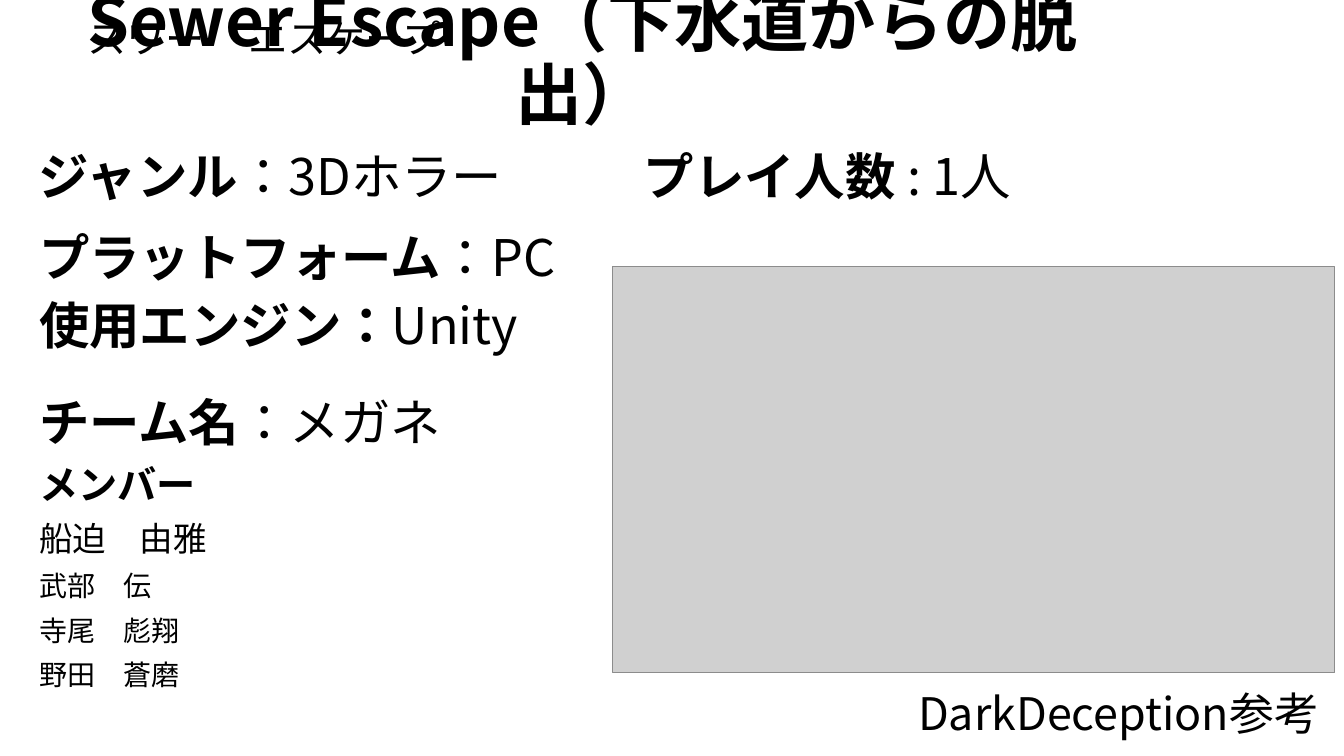
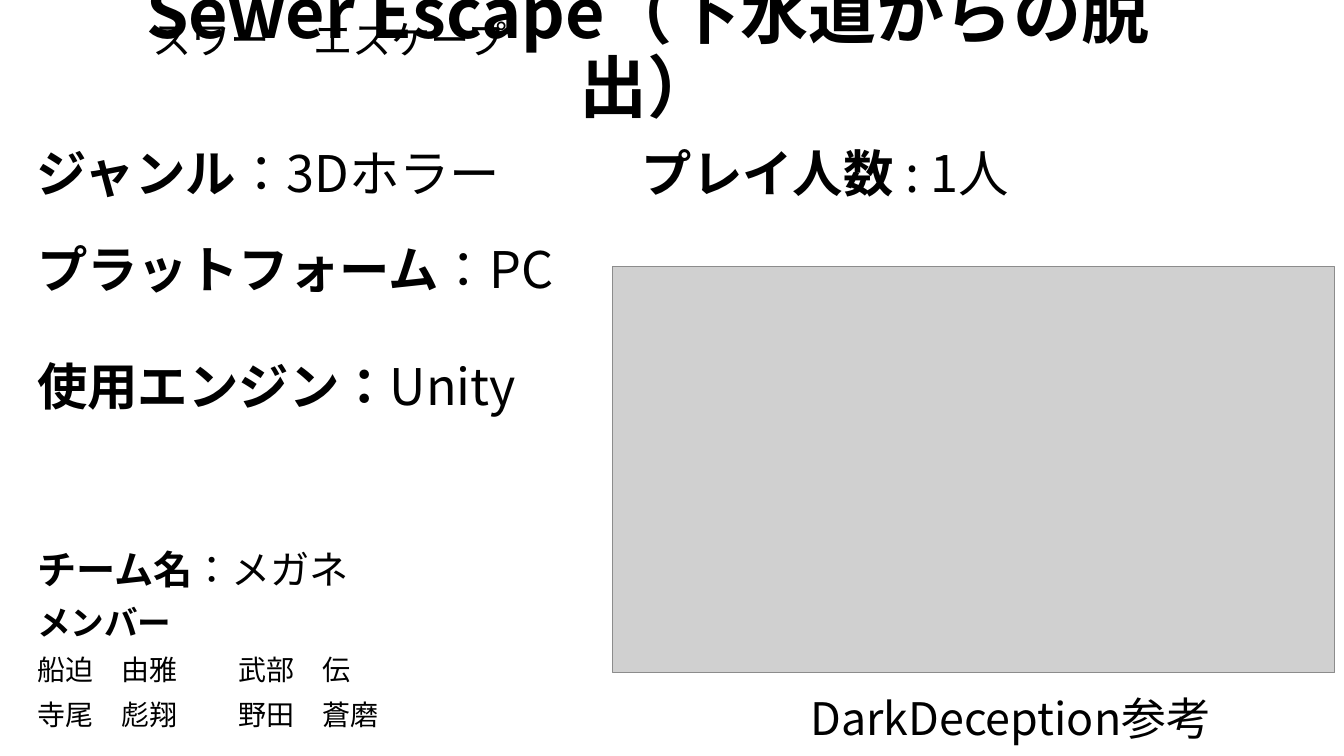
Before and after one commit to FunasakoYuga/GlassesGame, a slide deck: slide 1 of SewerEscape企画書.pptx. Drawn at 1344x756 pixels with LibreOffice and Linux fonts; fonts in the diff are those of the drawing; grey boxes stand for pictures. Boxes give left, top, right and bottom in pixels: in the first picture for what was removed or moved away, otherwise in the second. Text is boxed around its words. In the diff, an @@ line names an element or a change of style, - is before the commit and + after.

```diff
--- a/SewerEscape企画書.pptx
+++ b/SewerEscape企画書.pptx
@@ title "Sewer Escape（下水道からの脱出）" moved from (x1=87, y1=0, x2=1078, y2=126) to (x1=146, y1=0, x2=1150, y2=119) @@
@@ title "Sewer Escape（下水道からの脱出）" at (x1=146, y1=0, x2=1150, y2=119): size 48 to 48.6 pt @@
@@ text "スワー エスケープ" moved from (x1=87, y1=13, x2=442, y2=55) to (x1=152, y1=14, x2=506, y2=56) @@
@@ subtitle "プラットフォーム：PC" moved from (x1=39, y1=233, x2=555, y2=356) to (x1=37, y1=245, x2=553, y2=293) @@
@@ subtitle at (x1=39, y1=301, x2=518, y2=356): paragraph removed @@
-使用エンジン：Unity
@@ text added at (x1=37, y1=362, x2=516, y2=417), 36 pt, text #000000, bold @@
+使用エンジン：Unity
@@ text "チーム名：メガネ" moved from (x1=39, y1=398, x2=441, y2=688) to (x1=37, y1=550, x2=379, y2=728) @@
@@ text at (x1=37, y1=550, x2=349, y2=637): size 36 to 28 pt in "チーム名：メガネ"; size 28 to 24 pt in "メンバー" @@
@@ text at (x1=37, y1=656, x2=379, y2=728): text changed @@
-船迫 由雅
-武部 伝
-寺尾 彪翔
-野田 蒼磨
+船迫 由雅 武部 伝
+寺尾 彪翔 野田 蒼磨
@@ text "DarkDeception参考" moved from (x1=918, y1=692, x2=1319, y2=741) to (x1=810, y1=697, x2=1211, y2=746) @@
```
Also in this commit, not shown: 1 other slide changed, 1 slide added.
